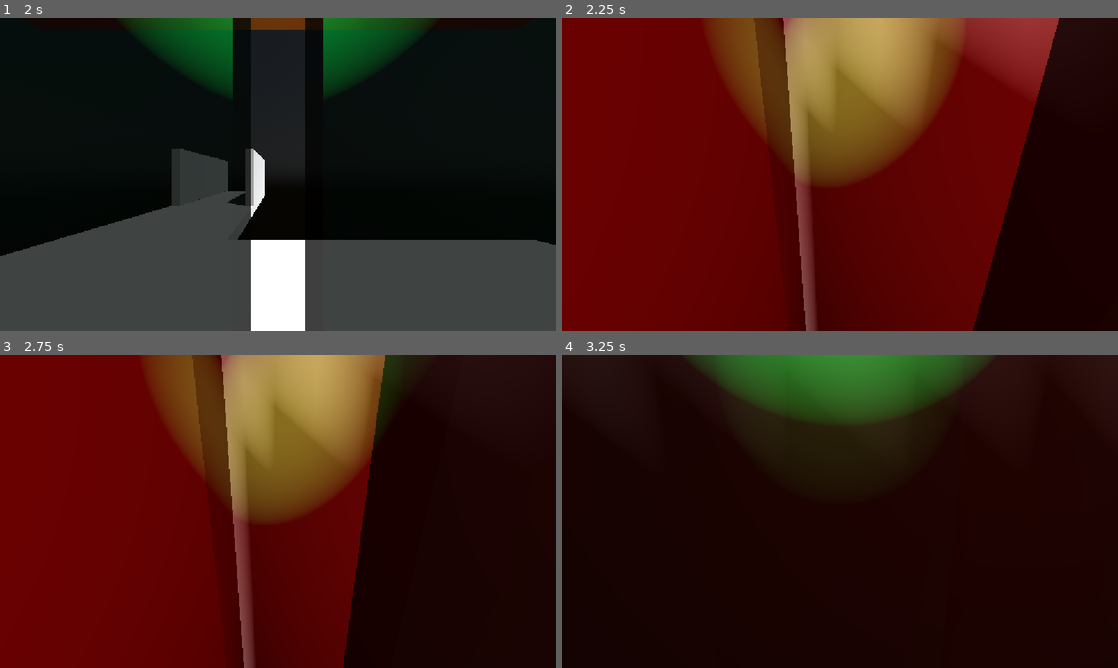
Above: before the commit, frames 1-4 (two rows, left to right).
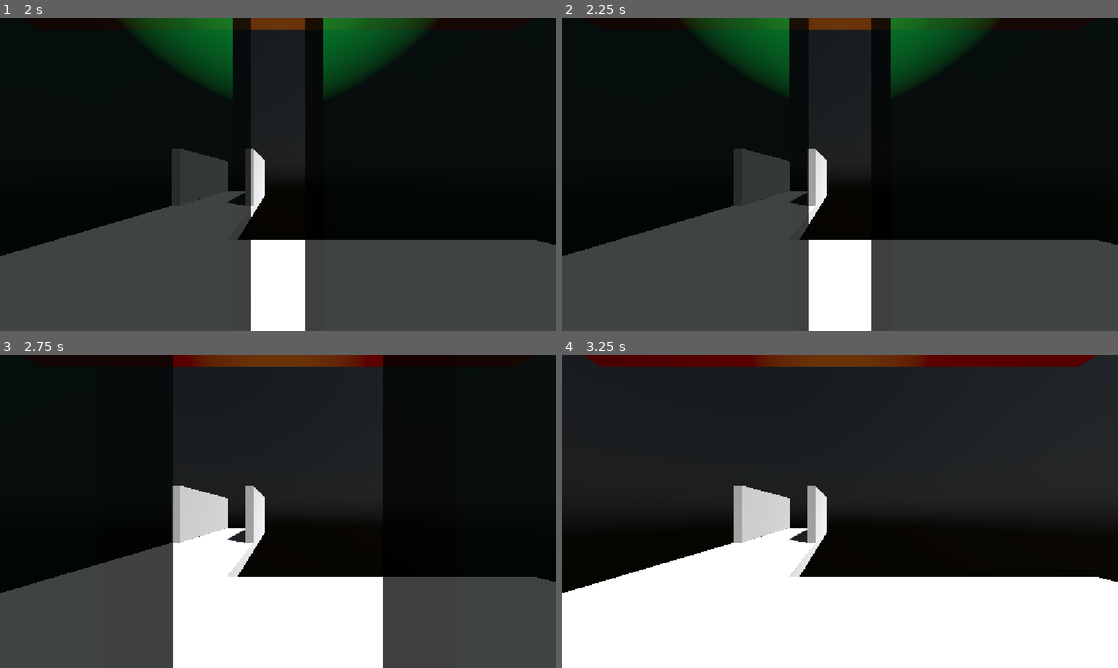
Above: after the commit, the same moments.

Repository: SysadmnIvy27/SDEV-148-Final-Breakthrough
Game: Godot game, scene res://main/main.tscn
Same seed, same stepped clock (60 frames per second), same inputs: the game is played once before the commit and once after it.
Inputs (mouse positions are in pixels of both pictures, inside the frame that each line leads up to):
- Up to frame 1 (2 s): click "Debug level" at 0.5 s; tap Enter at 1.25 s; move the mouse to (400, 158) at 1.27 s; hold D (right) from 1.28 s (still down); tap V (swap_view) at 1.35 s; tap Space (jump) at 1.52 s
- Up to frame 2 (2.25 s): move the mouse to (812, 174) at 2.02 s; release D (right) at 2.03 s; hold W (forward) from 2.03 s (still down); tap V (swap_view) at 2.1 s
- Up to frame 3 (2.75 s): keep holding W (forward); tap Space (jump) at 2.27 s
- Up to frame 4 (3.25 s): keep holding W (forward); move the mouse to (851, 505) at 2.77 s; tap V (swap_view) at 2.85 s

Frame 1 is identical in both runs. In frame 2, 91% of the frame differs, in the area x 0-100%, y 0-100%; in frame 3, 81%; in frame 4, 74%.

Commit message:
hotfix v0.0.2 See Changelog

Diff:
--- a/entities/cryopods/cryopod.tscn
+++ b/entities/cryopods/cryopod.tscn
@@ -173,15 +173,12 @@
 size = Vector3(1.1318359, 2.0581055, 1)
 
 [sub_resource type="SceneReplicationConfig" id="SceneReplicationConfig_v72ky"]
-properties/0/path = NodePath("model/AnimationPlayer:current_animation")
+properties/0/path = NodePath("model/root/door_R:rotation")
 properties/0/spawn = true
 properties/0/replication_mode = 1
-properties/1/path = NodePath("model/root/door_R:rotation")
+properties/1/path = NodePath("model/root/door_L:rotation")
 properties/1/spawn = true
 properties/1/replication_mode = 1
-properties/2/path = NodePath("model/root/door_L:rotation")
-properties/2/spawn = true
-properties/2/replication_mode = 1
 
 [node name="Cryopod" type="Node3D" unique_id=1985600543 node_paths=PackedStringArray("spawn_marker", "anim", "interior_collision")]
 script = ExtResource("1_v72ky")
--- a/player/input_synchronizer.gd
+++ b/player/input_synchronizer.gd
@@ -20,6 +20,7 @@
 
 # Called every frame. 'delta' is the elapsed time since the previous frame.
 func _process(_delta: float) -> void:
+	if player.lock_movement: return
 	motion = Input.get_vector("left", "right", "forward", "backward").normalized()
 	if Input.is_action_just_pressed("jump"):
 		jump.rpc()
@@ -30,6 +31,7 @@
 
 
 func _input(event: InputEvent) -> void:
+	if player.lock_movement: return
 	if event is InputEventMouseMotion and GameGlobals.mouse_is_controling:
 		# mouse movement
 		neck.rotate_x(deg_to_rad(-event.relative.y * GameGlobals.mouse_sens))
--- a/player/player.gd
+++ b/player/player.gd
@@ -26,12 +26,21 @@
 var drone : Node
 
 func _ready() -> void:
-	server_sync.replication_config.property_set_replication_mode(^".:rotation",SceneReplicationConfig.REPLICATION_MODE_NEVER)
+	#server_sync.replication_config.property_set_replication_mode(^".:rotation",SceneReplicationConfig.REPLICATION_MODE_NEVER)
+	#server_sync.replication_config.property_set_replication_mode(^"neck:rotation",SceneReplicationConfig.REPLICATION_MODE_NEVER)
 	GameGlobals.mouse_is_controling = true
 	if not multiplayer.is_server():
 		set_process(false)
 
 func _physics_process(delta: float) -> void:
+	'''
+	if lock_movement:
+		server_sync.replication_config.property_set_replication_mode(^".:rotation",SceneReplicationConfig.REPLICATION_MODE_ALWAYS)
+		server_sync.replication_config.property_set_replication_mode(^"neck:rotation",SceneReplicationConfig.REPLICATION_MODE_ALWAYS)
+	else:
+		server_sync.replication_config.property_set_replication_mode(^".:rotation",SceneReplicationConfig.REPLICATION_MODE_NEVER)
+		server_sync.replication_config.property_set_replication_mode(^"neck:rotation",SceneReplicationConfig.REPLICATION_MODE_NEVER)
+	'''
 	if multiplayer.is_server():
 		apply_input(delta)
 	"""
@@ -64,8 +73,8 @@
 		sprint.rpc()
 	else:
 		current_speed = walk_speed
-	if not chest_ray.is_colliding() and step_ray.is_colliding() and Input.is_action_pressed("forward") and not lock_movement:
-		position.y += 1
+	#if not chest_ray.is_colliding() and step_ray.is_colliding() and Input.is_action_pressed("forward") and not lock_movement:
+	#	position.y += 1
 	if is_on_floor() and not lock_movement:
 		if motion:
 			velocity.x = dir.x * current_speed
@@ -84,3 +93,15 @@
 func sprint():
 	current_speed = sprint_speed
 	player_input.sprinting = false
+
+'''
+@rpc("call_remote")
+func lock_rotation():
+	# temporarily controls player rotation for cryo positioning
+	if lock_movement:
+		server_sync.replication_config.property_set_replication_mode(^".:rotation",SceneReplicationConfig.REPLICATION_MODE_ALWAYS)
+		server_sync.replication_config.property_set_replication_mode(^"neck:rotation",SceneReplicationConfig.REPLICATION_MODE_ALWAYS)
+	else:
+		server_sync.replication_config.property_set_replication_mode(^".:rotation",SceneReplicationConfig.REPLICATION_MODE_NEVER)
+		server_sync.replication_config.property_set_replication_mode(^"neck:rotation",SceneReplicationConfig.REPLICATION_MODE_NEVER)
+'''
--- a/player/player.tscn
+++ b/player/player.tscn
@@ -15,7 +15,13 @@
 properties/2/replication_mode = 0
 properties/3/path = NodePath(".:rotation")
 properties/3/spawn = true
-properties/3/replication_mode = 1
+properties/3/replication_mode = 0
+properties/4/path = NodePath("neck:rotation")
+properties/4/spawn = true
+properties/4/replication_mode = 0
+properties/5/path = NodePath(".:lock_movement")
+properties/5/spawn = true
+properties/5/replication_mode = 1
 
 [sub_resource type="SceneReplicationConfig" id="SceneReplicationConfig_rkbax"]
 properties/0/path = NodePath("InputSynchronizer:motion")
@@ -27,6 +33,9 @@
 properties/2/path = NodePath("neck:rotation")
 properties/2/spawn = true
 properties/2/replication_mode = 1
+properties/3/path = NodePath(".:lock_movement")
+properties/3/spawn = true
+properties/3/replication_mode = 0
 
 [sub_resource type="CapsuleMesh" id="CapsuleMesh_b1ji6"]
 radius = 0.45
Not shown, changed: CHANGELOG.md
